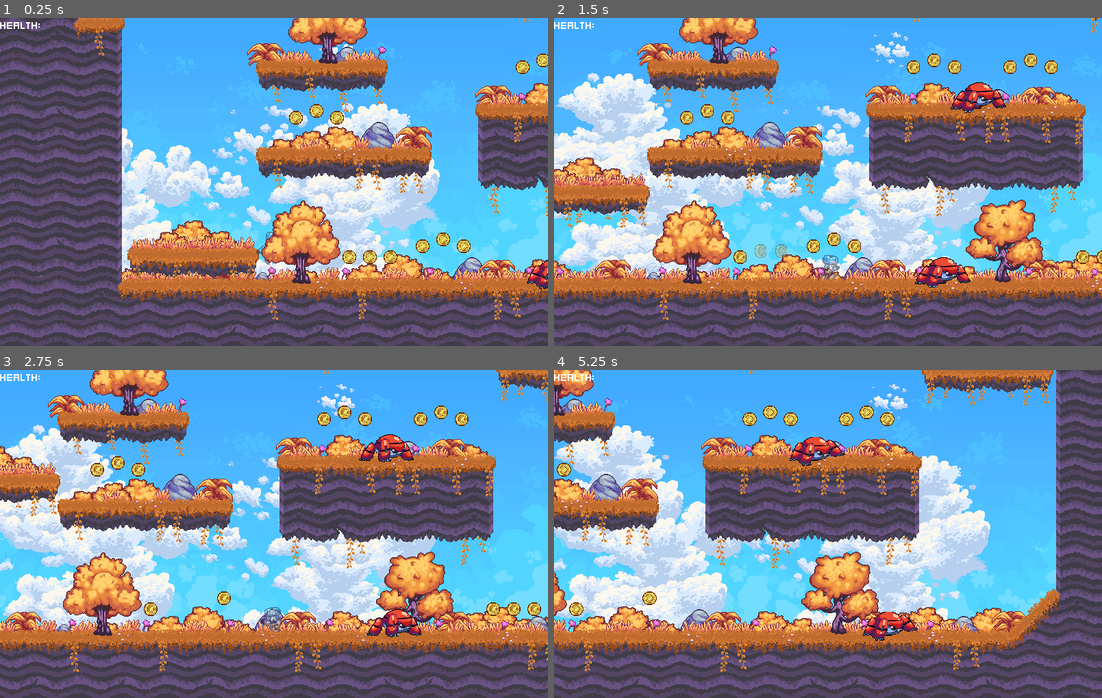
Above: before the commit, frames 1-4 (two rows, left to right).
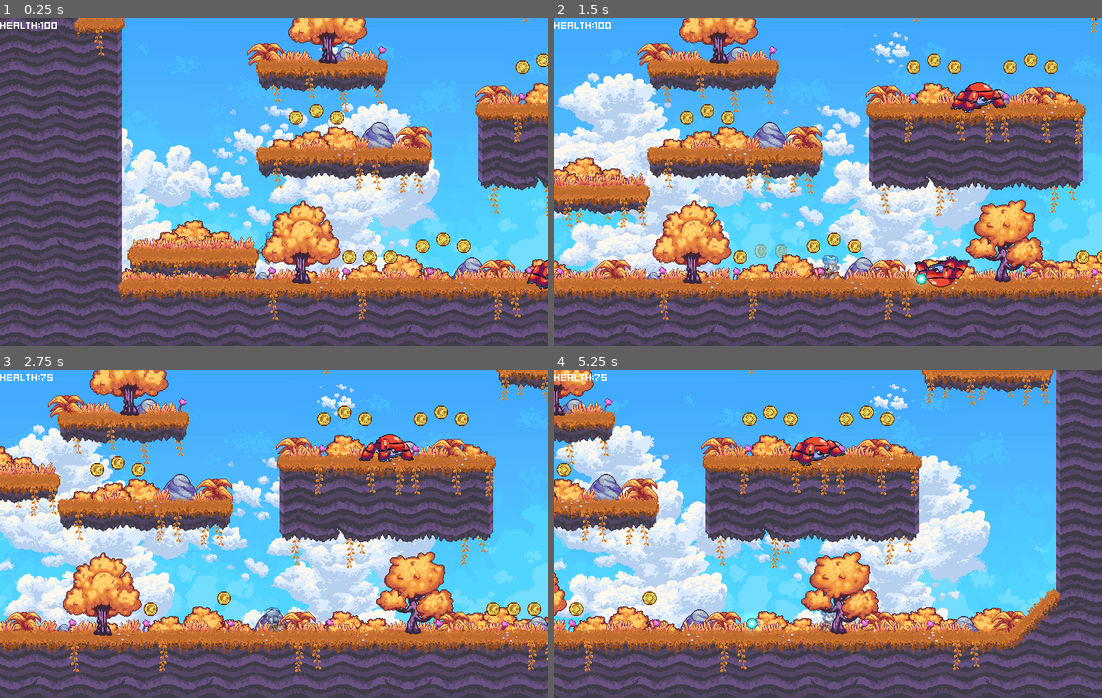
Above: after the commit, the same moments.

Repository: KieranL/ratatoskr
Game: Godot game, scene res://game_singleplayer.tscn
The game is run twice, just before and just after one commit, with the same random seed, the same clock (stepped at 60 frames per second) and the same inputs.
Inputs:
- Up to frame 1 (0.25 s): no input
- Up to frame 2 (1.5 s): hold Right (move_right) from 0.53 s (still down); tap Space (spit) at 0.6 s; tap Up (jump) at 0.77 s; tap V (toggle_climb) at 1.35 s
- Up to frame 3 (2.75 s): tap Up (jump) at 1.52 s; release Right (move_right) at 2.03 s; hold Left (move_left) from 2.03 s (still down); tap Space (spit) at 2.1 s
- Up to frame 4 (5.25 s): release Left (move_left) at 2.78 s; hold Right (move_right) 2.78-4.28 s; tap V (toggle_climb) at 2.85, 4.35 s; tap Up (jump) at 3.02, 3.77, 4.52 s; tap Space (spit) at 3.6, 5.1 s; hold Left (move_left) 4.28-5.03 s; hold Right (move_right) from 5.03 s (still down)

The runs differ from the first frame. In frame 1, less than 0.1% of the frame differs, in the area x 7-11%, y 1-4%; in frame 2, 0.7%; in frame 3, 0.7%; in frame 4, 0.8%, in the area x 7-67%, y 1-83%.
Error before the commit: Trying to assign value of type 'Marker2D' to a variable of type 'spit_nut.gd'. (res://scenes/maingame/player/player.gd:24)

Commit message:
fix

Diff:
--- a/scenes/maingame/player/player.tscn
+++ b/scenes/maingame/player/player.tscn
@@ -7,7 +7,21 @@
 [ext_resource type="FontFile" uid="uid://wqrno8lackrm" path="res://Assets/Font/kenney_mini_square.ttf" id="6_dyfdk"]
 [ext_resource type="Script" path="res://scenes/maingame/player/spit_nut.gd" id="8"]
 [ext_resource type="Texture2D" uid="uid://cc7o7t0ramd6y" path="res://Assets/Art/robot.webp" id="9"]
-[ext_resource type="Script" path="res://scenes/maingame/player/gun.gd" id="8"]
+
+[sub_resource type="Animation" id="Animation_1ue6o"]
+length = 0.001
+tracks/0/type = "value"
+tracks/0/imported = false
+tracks/0/enabled = true
+tracks/0/path = NodePath("Sprite2D:frame")
+tracks/0/interp = 1
+tracks/0/loop_wrap = true
+tracks/0/keys = {
+"times": PackedFloat32Array(0),
+"transitions": PackedFloat32Array(1),
+"update": 1,
+"values": [30]
+}
 
 [sub_resource type="Animation" id="1"]
 resource_name = "crouch"
@@ -169,21 +183,6 @@
 "transitions": PackedFloat32Array(1, 1, 1, 1),
 "update": 1,
 "values": [34, 35, 36, 37]
-}
-
-[sub_resource type="Animation" id="Animation_1ue6o"]
-length = 0.001
-tracks/0/type = "value"
-tracks/0/imported = false
-tracks/0/enabled = true
-tracks/0/path = NodePath("Sprite2D:frame")
-tracks/0/interp = 1
-tracks/0/loop_wrap = true
-tracks/0/keys = {
-"times": PackedFloat32Array(0),
-"transitions": PackedFloat32Array(1),
-"update": 1,
-"values": [30]
 }
 
 [sub_resource type="AnimationLibrary" id="AnimationLibrary_jnr5f"]
